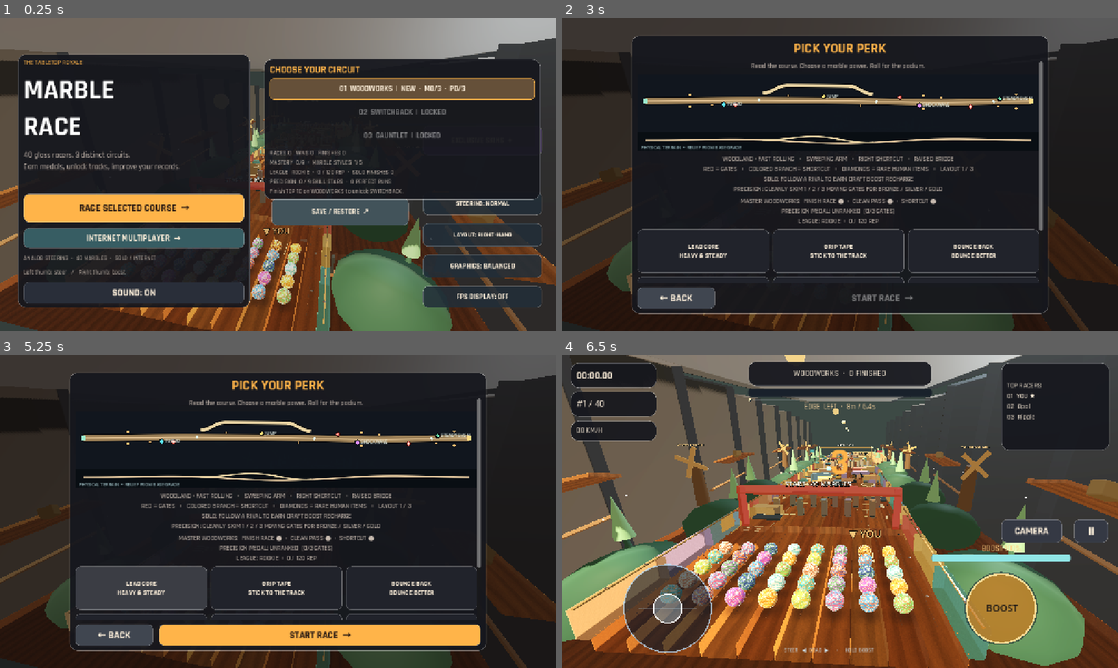
Above: before the commit, frames 1-4 (two rows, left to right).
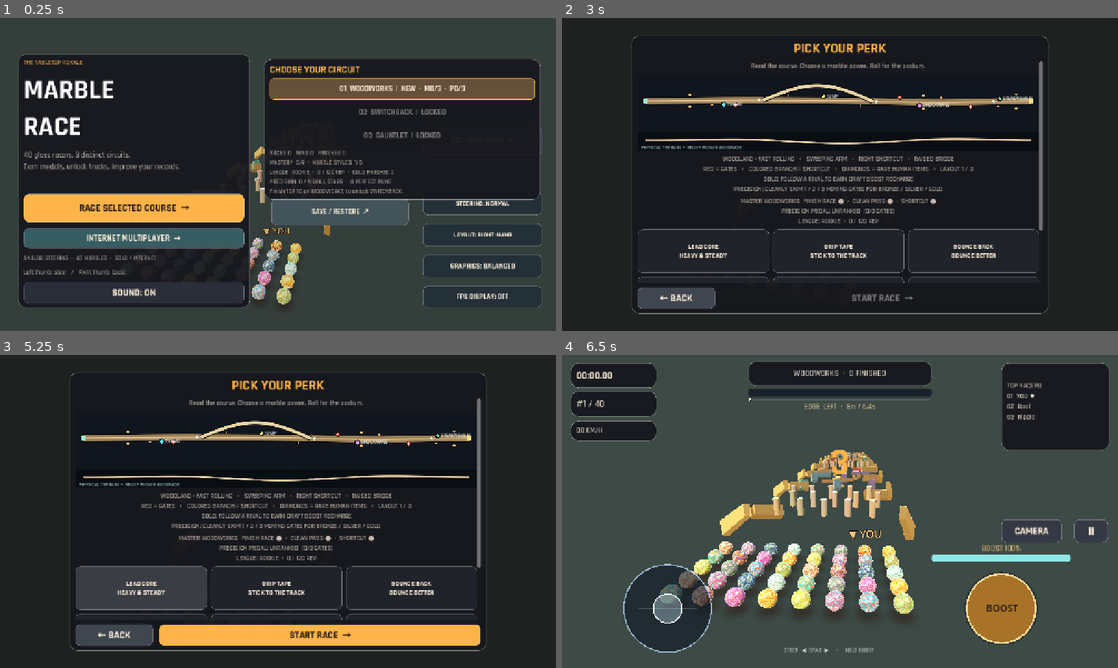
Above: after the commit, the same moments.

Repository: dbrckk/Marble-race-
Game: Godot game, scene res://scenes/main.tscn
The game is run twice, just before and just after one commit, with the same random seed, the same clock (stepped at 60 frames per second) and the same inputs.
Inputs:
- Up to frame 1 (0.25 s): no input
- Up to frame 2 (3 s): click "STEERING: NORMAL" at 0.5 s; click "01 WOODWORKS | NEW · M0/3 · P…" at 1.25 s; click "01 WOODWORKS | NEW · M0/3 · P…" at 2 s; click "RACE SELECTED COURSE →" at 2.75 s
- Up to frame 3 (5.25 s): click "HEAD START JUMP THE GUN" at 3.5 s; click "HEAD START JUMP THE GUN" at 4.25 s; click "LEAD CORE HEAVY & STEADY" at 5 s
- Up to frame 4 (6.5 s): click "START RACE →" at 5.75 s

The runs differ from the first frame. In frame 1, 30% of the frame differs, in the area x 0-100%, y 0-100%; in frame 2, 12%; in frame 3, 12%; in frame 4, 57%.
Error after the commit: Parse Error: Cannot infer the type of "pitch" variable because the value doesn't have a set type. (res://scripts/course_sculptures.gd:152)

Commit message:
Integrate physical apex elevation, biome passage geometry and Android detail profiles in live 40-racer game

Diff:
--- a/scripts/game.gd
+++ b/scripts/game.gd
@@ -36,6 +36,7 @@
 const ArcadeBumpers = preload("res://scripts/arcade_bumpers.gd")
 const TrackUniverses = preload("res://scripts/track_universes.gd")
 const BiomeSignature = preload("res://scripts/biome_signature.gd")
+const CourseSculptures = preload("res://scripts/course_sculptures.gd")
 
 const MARBLE_COUNT := 40
 const SLOPE := 0.085
@@ -107,6 +108,7 @@
 var race_items: Node3D
 var course_mechanics: Node3D
 var arcade_bumpers: Node3D
+var course_sculptures: Node3D
 var race_director: Node3D
 var shortcut_route: Node3D
 var track_surface: Node3D
@@ -312,6 +314,8 @@
         obstacle_finish.visible = graphics_quality > 0
     if is_instance_valid(arcade_bumpers):
         arcade_bumpers.set_quality(graphics_quality)
+    if is_instance_valid(course_sculptures):
+        course_sculptures.set_quality(graphics_quality)
     if is_instance_valid(race_items):
         race_items.set_quality(graphics_quality)
     if is_instance_valid(track_surface):
@@ -553,6 +557,12 @@
                 _slalom(section_node, center_z, section)
 
     _connect_winding_sections()
+    # Real banked line options, plus collision-free landmark arches. The
+    # central rolling corridor is still open and both artistic batches
+    # and actual collision pieces share exactly the same transforms.
+    course_sculptures = CourseSculptures.new()
+    board.add_child(course_sculptures)
+    course_sculptures.setup(self,selected_track,built_variation)
     race_director = RaceDirector.new()
     board.add_child(race_director)
     race_director.setup(self,selected_track,built_variation)
